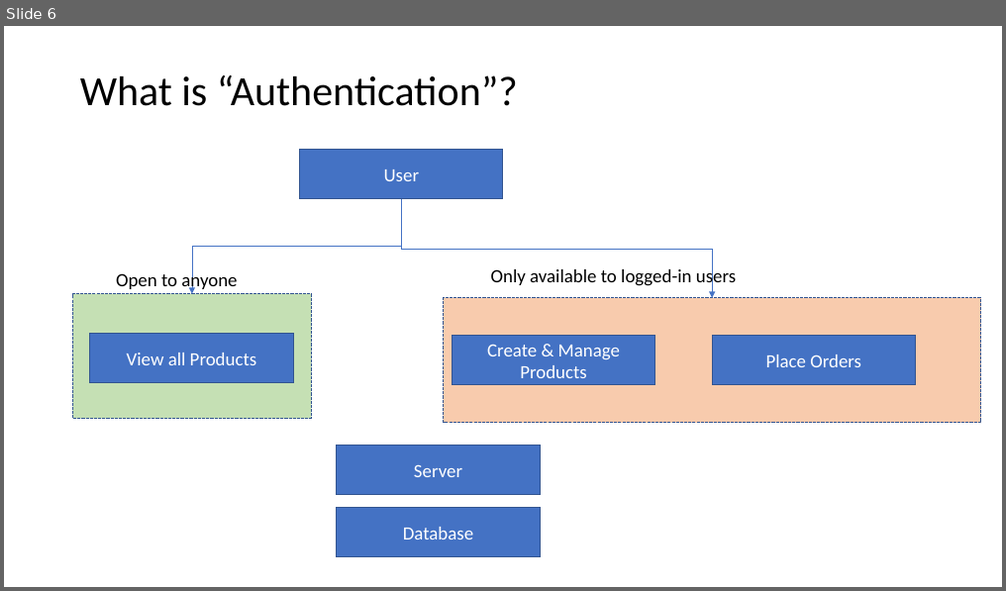
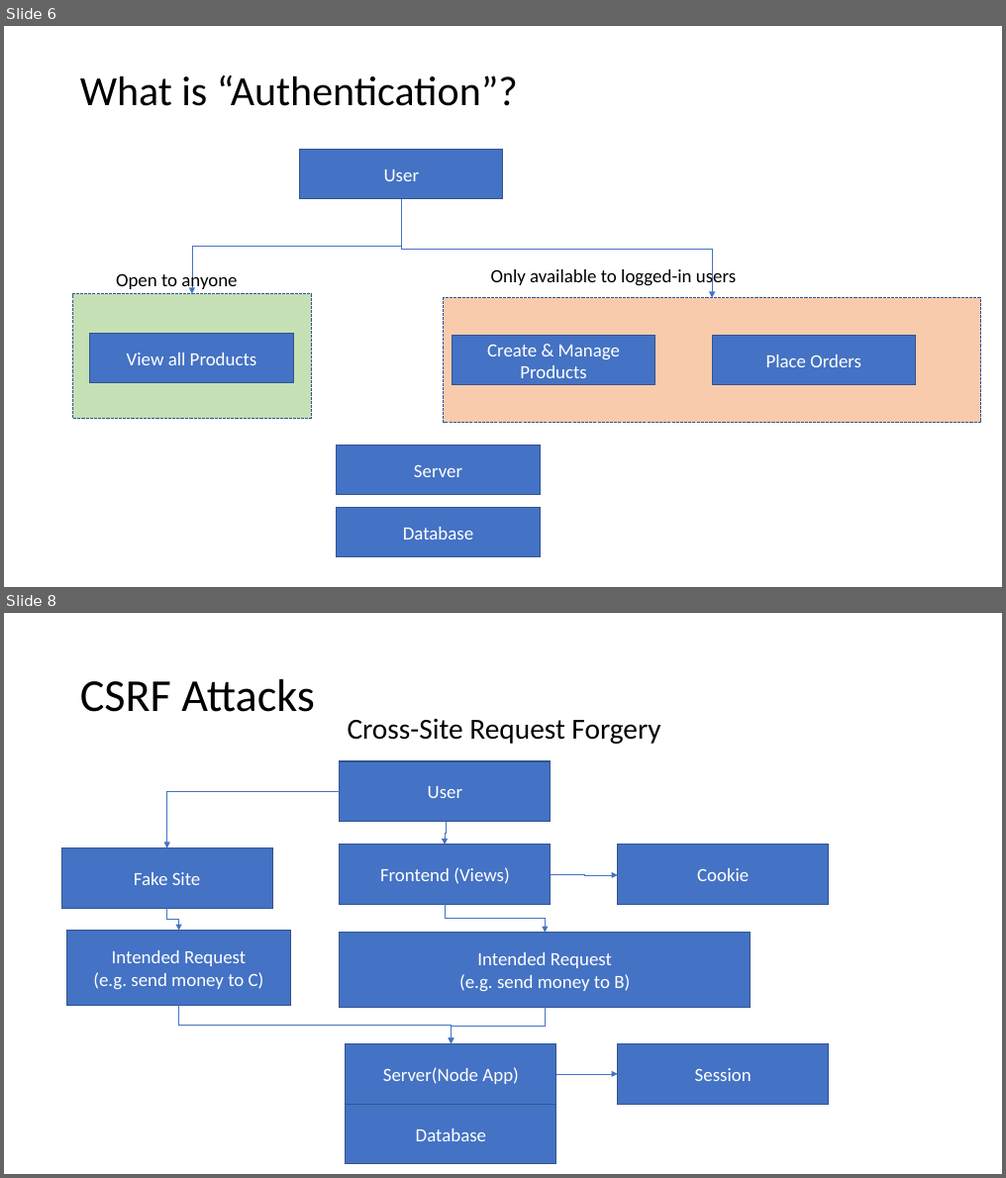
Before and after one commit to PiyushChaturvedii/batch03, a slide deck: Sessions & Cookies.pptx. Shown one above the other, each under a label of ours: slide 6 before the commit, slides 6 and 8 after it; the slides between them are not shown. The pictures are 1006x591 and 1006x1178 pixels, drawn with LibreOffice and Linux fonts; fonts in the diff are those of the drawing. Boxes give left, top, right and bottom in pixels: in the first picture for what was removed or moved away, otherwise in the second. Text is boxed around its words. In the diff, an @@ line names an element or a change of style, - is before the commit and + after.

```diff
--- a/Sessions & Cookies.pptx
+++ b/Sessions & Cookies.pptx
@@ slide 8 added at (x1=4, y1=613, x2=1002, y2=1174), background #FFFFFF @@
@@ title added at (x1=80, y1=679, x2=315, y2=712), 44 pt, text #000000 @@
+CSRF Attacks
@@ text added at (x1=348, y1=719, x2=660, y2=744), 28 pt, text #000000 @@
+Cross-Site Request Forgery
@@ rectangle added at (x1=340, y1=761, x2=550, y2=821), fill #4472C4, outline #325491 1 pt, 18 pt, text #FFFFFF @@
+User
@@ elbow arrow added from (340, 792) to (167, 848), #4472C4 0.5 pt @@
@@ rectangle added at (x1=61, y1=848, x2=272, y2=908), fill #4472C4, outline #325491 1 pt, 18 pt, text #FFFFFF @@
+Fake Site
@@ rectangle added at (x1=340, y1=845, x2=550, y2=904), fill #4472C4, outline #325491 1 pt, 18 pt, text #FFFFFF @@
+Frontend (Views)
@@ elbow arrow added from (446, 822) to (445, 845), #4472C4 0.5 pt @@
@@ rectangle added at (x1=618, y1=845, x2=829, y2=904), fill #4472C4, outline #325491 1 pt, 18 pt, text #FFFFFF @@
+Cookie
@@ elbow arrow added from (550, 874) to (618, 875), #4472C4 0.5 pt @@
@@ elbow arrow added from (167, 909) to (179, 931), #4472C4 0.5 pt @@
@@ elbow arrow added from (445, 904) to (546, 933), #4472C4 0.5 pt @@
@@ rectangle added at (x1=67, y1=931, x2=291, y2=1005), fill #4472C4, outline #325491 1 pt, 18 pt, text #FFFFFF @@
+Intended Request
+(e.g. send money to C)
@@ rectangle added at (x1=340, y1=933, x2=749, y2=1008), fill #4472C4, outline #325491 1 pt, 18 pt, text #FFFFFF @@
+Intended Request
+(e.g. send money to B)
@@ elbow arrow added from (179, 1005) to (450, 1045), #4472C4 0.5 pt @@
@@ elbow arrow added from (546, 1008) to (450, 1045), #4472C4 0.5 pt @@
@@ rectangle added at (x1=346, y1=1045, x2=556, y2=1104), fill #4472C4, outline #325491 1 pt, 18 pt, text #FFFFFF @@
+Server(Node App)
@@ rectangle added at (x1=618, y1=1045, x2=829, y2=1104), fill #4472C4, outline #325491 1 pt, 18 pt, text #FFFFFF @@
+Session
@@ elbow arrow added from (556, 1074) to (618, 1074), #4472C4 0.5 pt @@
@@ rectangle added at (x1=346, y1=1104, x2=556, y2=1164), fill #4472C4, outline #325491 1 pt, 18 pt, text #FFFFFF @@
+Database
```
Also in this commit, not shown: 1 slide changed, 2 other slides added, 39 other files.
